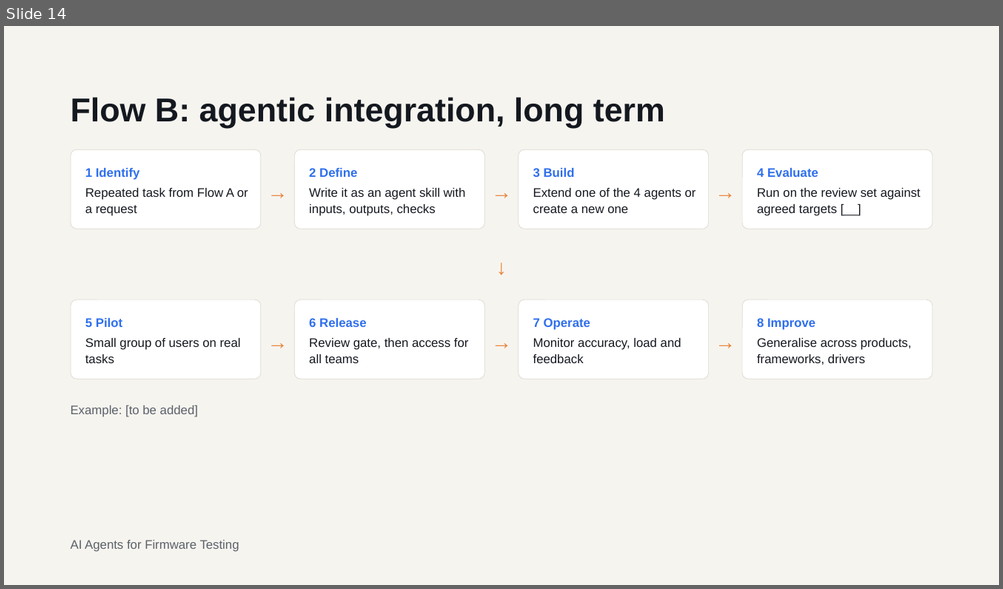
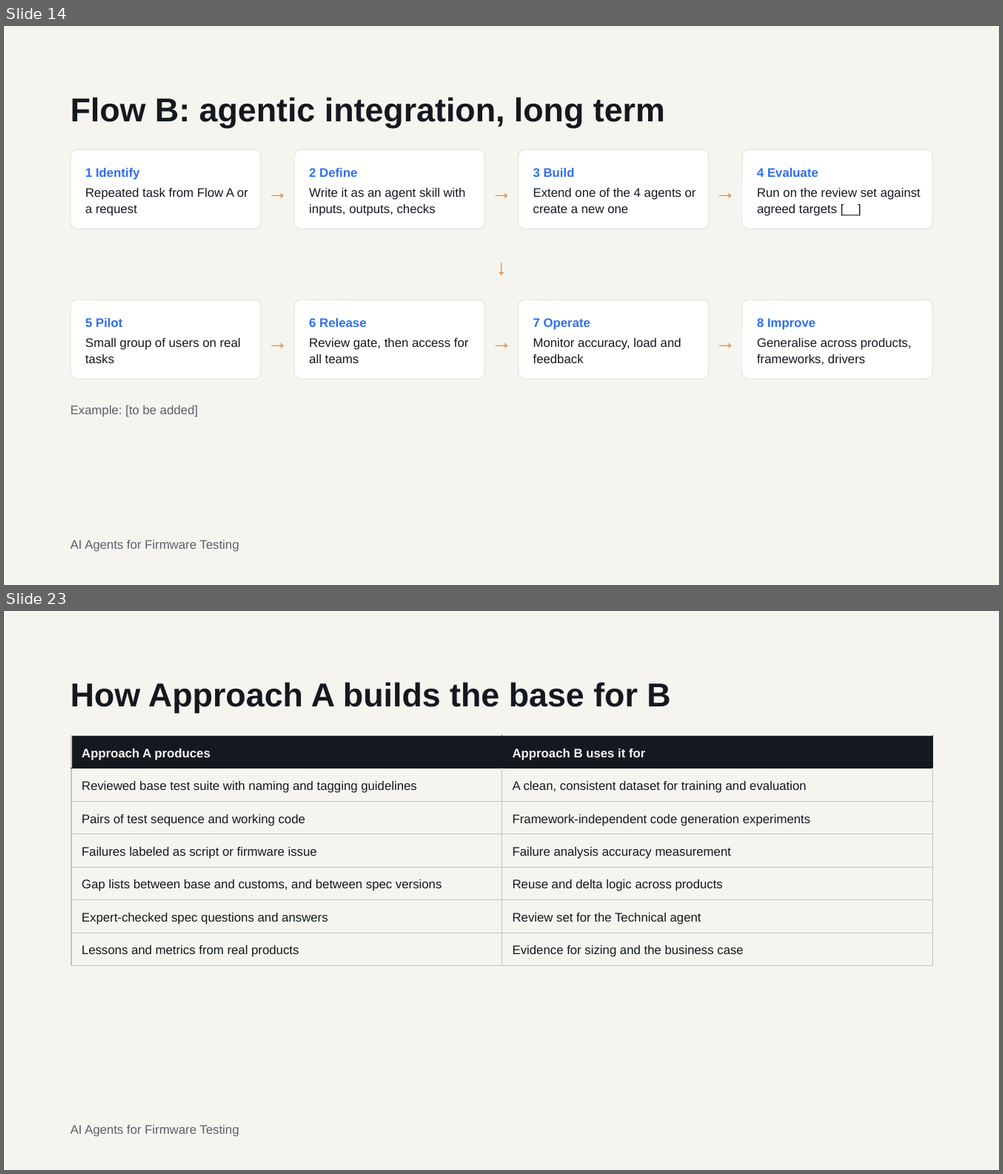
Before and after one commit to darkknight2301/AI-Platform, a slide deck: temp/AI Agents for Firmware Testing POC to Project Approval.pptx. Shown one above the other, each under a label of ours: slide 14 before the commit, slides 14 and 23 after it; the slides between them are not shown. The pictures are 1003x589 and 1003x1174 pixels, drawn with LibreOffice and Linux fonts; fonts in the diff are those of the drawing. Boxes give left, top, right and bottom in pixels: in the first picture for what was removed or moved away, otherwise in the second. Text is boxed around its words. In the diff, an @@ line names an element or a change of style, - is before the commit and + after.

```diff
--- a/temp/AI Agents for Firmware Testing POC to Project Approval.pptx
+++ b/temp/AI Agents for Firmware Testing POC to Project Approval.pptx
@@ slide 23 added at (4,611,999,1170), background #F6F4EF @@
@@ title added at (71,682,670,713), 32 pt, text #14181F, bold @@
+How Approach A builds the base for B
@@ table added at (71,735,932,966), 7 rows, 2 columns @@
+Approach A produces | Approach B uses it for
+Reviewed base test suite with naming and tagging guidelines | A clean, consistent dataset for training and evaluation
+Pairs of test sequence and working code | Framework-independent code generation experiments
+Failures labeled as script or firmware issue | Failure analysis accuracy measurement
+Gap lists between base and customs, and between spec versions | Reuse and delta logic across products
+Expert-checked spec questions and answers | Review set for the Technical agent
+Lessons and metrics from real products | Evidence for sizing and the business case
@@ text added at (71,1125,239,1137), 12 pt, text #5A616A @@
+AI Agents for Firmware Testing
```
Also in this commit, not shown: 13 slides changed, 9 other slides added.
